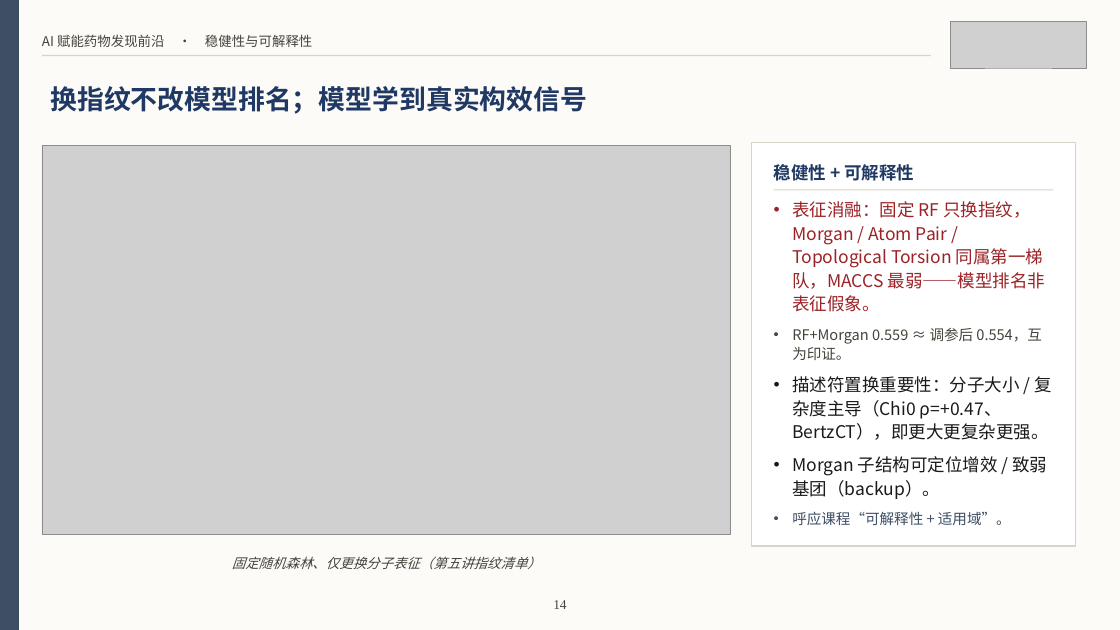
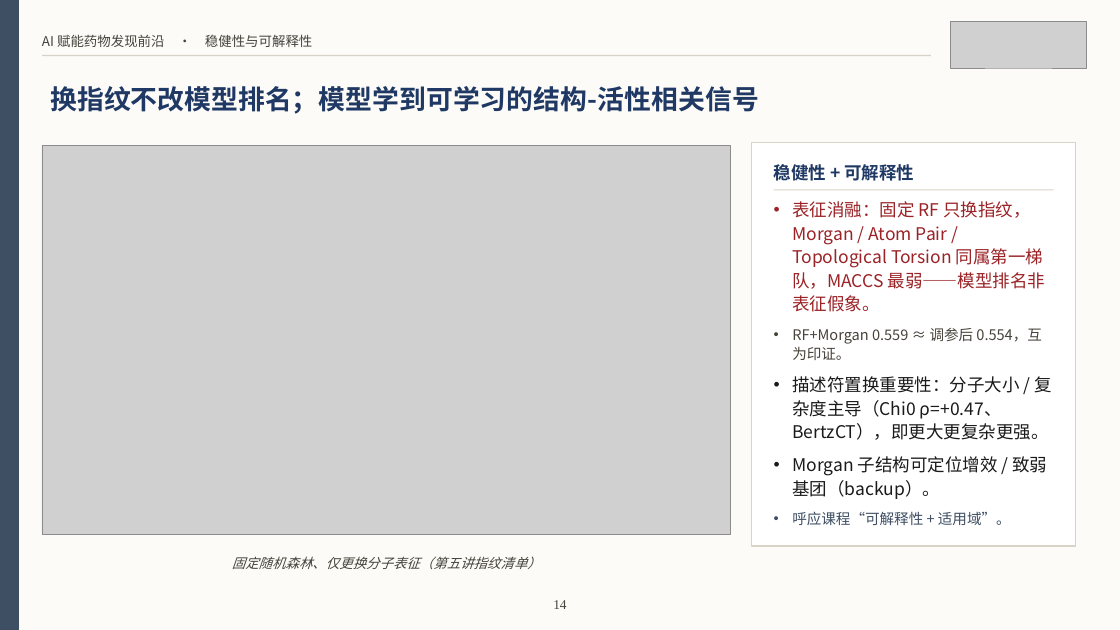
Before and after one commit to Smugpigeon/molecular-conformal-benchmark, a slide deck: slide 15 of report/课程汇报_BACE.pptx. Drawn at 1120x630 pixels with LibreOffice and Linux fonts; fonts in the diff are those of the drawing; grey boxes stand for pictures. Boxes give left, top, right and bottom in pixels: in the first picture for what was removed or moved away, otherwise in the second. Text is boxed around its words. In the diff, an @@ line names an element or a change of style, - is before the commit and + after.

```diff
--- a/report/课程汇报_BACE.pptx
+++ b/report/课程汇报_BACE.pptx
@@ text at [50,86,759,114]: text changed @@
-换指纹不改模型排名；模型学到真实构效信号
+换指纹不改模型排名；模型学到可学习的结构-活性相关信号
```
Also in this commit, not shown: 3 other slides changed, 5 other files.
